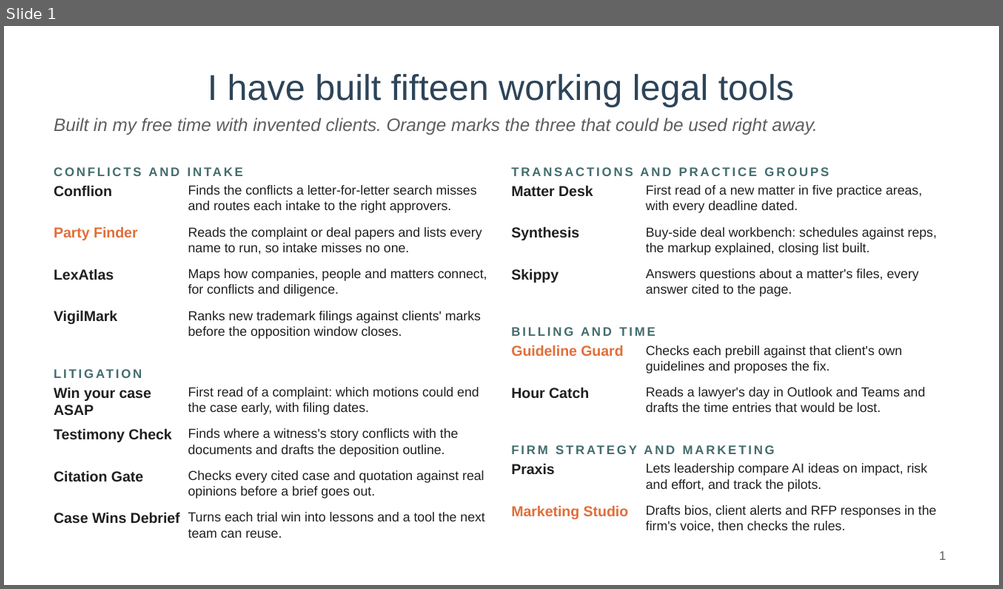
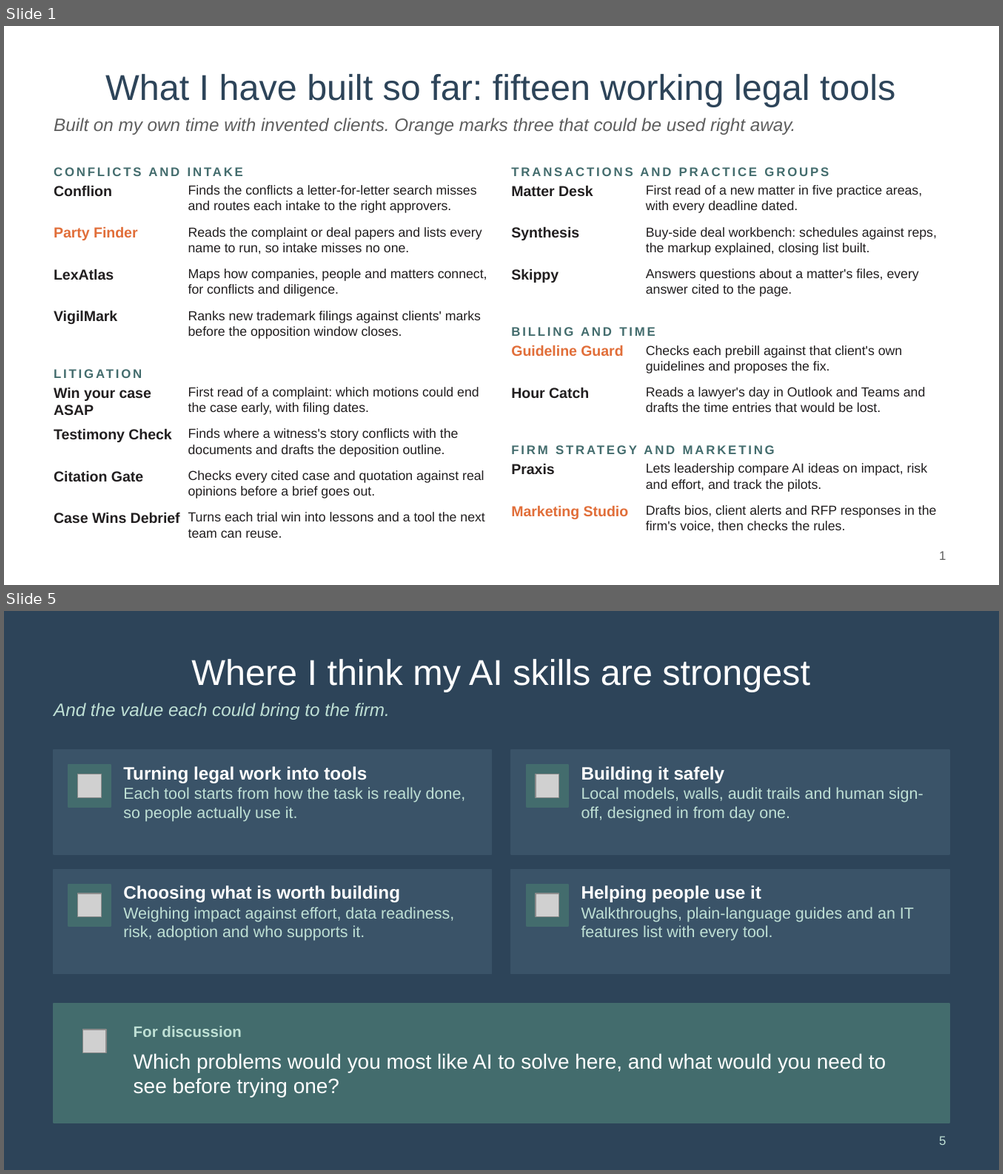
Before and after one commit to mylesparslow-collab/legal-portfolio, a slide deck: downloads/AI-ideas-Myles-Parslow.pptx. Shown one above the other, each under a label of ours: slide 1 before the commit, slides 1 and 5 after it; the slides between them are not shown. The pictures are 1003x589 and 1003x1174 pixels, drawn with LibreOffice and Linux fonts; fonts in the diff are those of the drawing; grey boxes stand for pictures. Boxes give left, top, right and bottom in pixels: in the first picture for what was removed or moved away, otherwise in the second. Text is boxed around its words. In the diff, an @@ line names an element or a change of style, - is before the commit and + after.

```diff
--- a/downloads/AI-ideas-Myles-Parslow.pptx
+++ b/downloads/AI-ideas-Myles-Parslow.pptx
@@ slide 5 added at bbox=[4, 611, 999, 1170], background #2D4459 @@
@@ title added at bbox=[191, 659, 810, 692], 26 pt, text #FFFFFF @@
+Where I think my AI skills are strongest
@@ text added at bbox=[54, 703, 390, 720], 13 pt, text #BFE0D5, italic @@
+And the value each could bring to the firm.
@@ rectangle added at bbox=[54, 750, 492, 854], fill #3A5368, outline #3A5368 1 pt @@
@@ rectangle added at bbox=[68, 765, 111, 807], fill #436C6D, outline #436C6D 1 pt @@
@@ rectangle added at bbox=[511, 750, 949, 854], fill #3A5368, outline #3A5368 1 pt @@
@@ rectangle added at bbox=[526, 765, 568, 807], fill #436C6D, outline #436C6D 1 pt @@
@@ picture added at bbox=[77, 774, 102, 798] @@
@@ text added at bbox=[123, 766, 466, 822], 11.5 pt, text #BFE0D5 @@
+Turning legal work into tools
+Each tool starts from how the task is really done, so people actually use it.
@@ picture added at bbox=[535, 774, 559, 798] @@
@@ text added at bbox=[581, 766, 923, 822], 11.5 pt, text #BFE0D5 @@
+Building it safely
+Local models, walls, audit trails and human sign-off, designed in from day one.
@@ rectangle added at bbox=[54, 869, 492, 974], fill #3A5368, outline #3A5368 1 pt @@
@@ rectangle added at bbox=[511, 869, 949, 974], fill #3A5368, outline #3A5368 1 pt @@
@@ rectangle added at bbox=[68, 885, 111, 926], fill #436C6D, outline #436C6D 1 pt @@
@@ picture added at bbox=[77, 894, 102, 917] @@
@@ text added at bbox=[123, 886, 454, 941], 11.5 pt, text #BFE0D5 @@
+Choosing what is worth building
+Weighing impact against effort, data readiness, risk, adoption and who supports it.
@@ rectangle added at bbox=[526, 885, 568, 926], fill #436C6D, outline #436C6D 1 pt @@
@@ picture added at bbox=[535, 894, 559, 917] @@
@@ text added at bbox=[581, 886, 913, 941], 11.5 pt, text #BFE0D5 @@
+Helping people use it
+Walkthroughs, plain-language guides and an IT features list with every tool.
@@ rectangle added at bbox=[54, 1004, 949, 1123], fill #436C6D, outline #436C6D 1 pt @@
@@ rectangle added at bbox=[74, 1021, 116, 1062], fill #436C6D, outline #436C6D 1 pt @@
@@ picture added at bbox=[82, 1030, 106, 1054] @@
@@ text added at bbox=[134, 1026, 241, 1037], 11 pt, text #BFE0D5, bold @@
+For discussion
@@ text added at bbox=[134, 1054, 885, 1098], 15 pt, text #FFFFFF @@
+Which problems would you most like AI to solve here, and what would you need to see before trying one?
@@ page number added at bbox=[939, 1136, 945, 1145], 9 pt, text #BFE0D5 @@
+5
@@ slide 1 changed as well @@
@@ title at bbox=[105, 74, 895, 107]: text changed @@
-I have built fifteen working legal tools
+What I have built so far: fifteen working legal tools
@@ text at bbox=[54, 118, 795, 135]: text changed @@
-Built in my free time with invented clients. Orange marks the three that could be used right away.
+Built on my own time with invented clients. Orange marks three that could be used right away.
```
Also in this commit, not shown: 3 other slides added, 4 slides removed, 1 other file.
